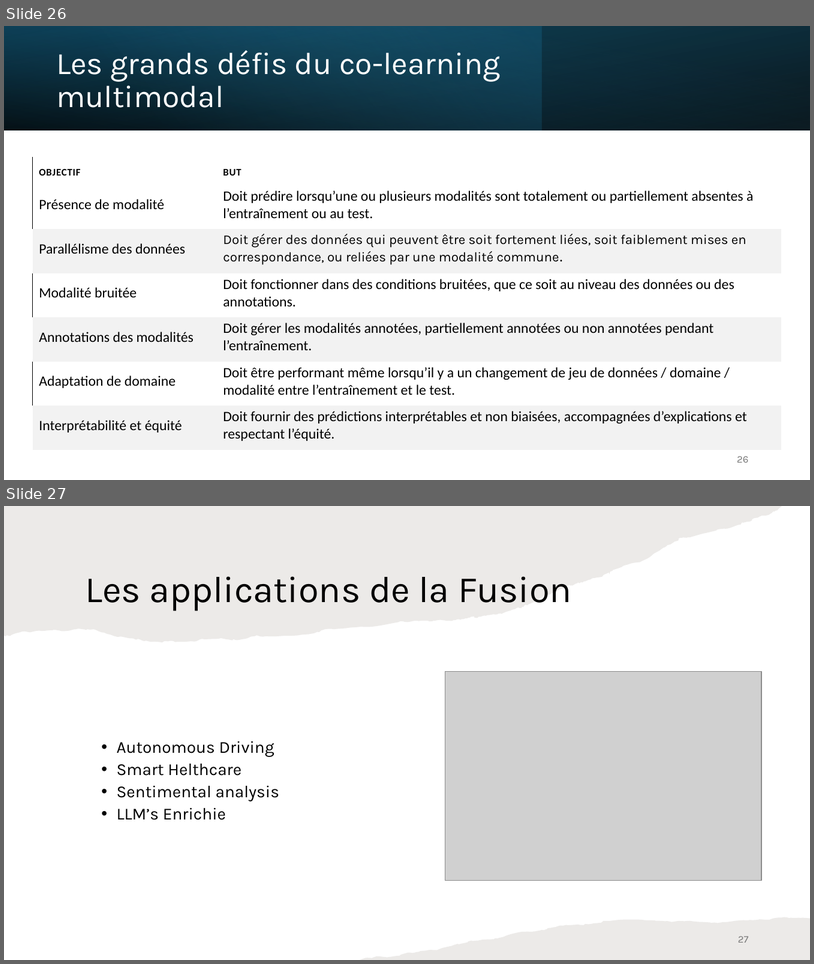
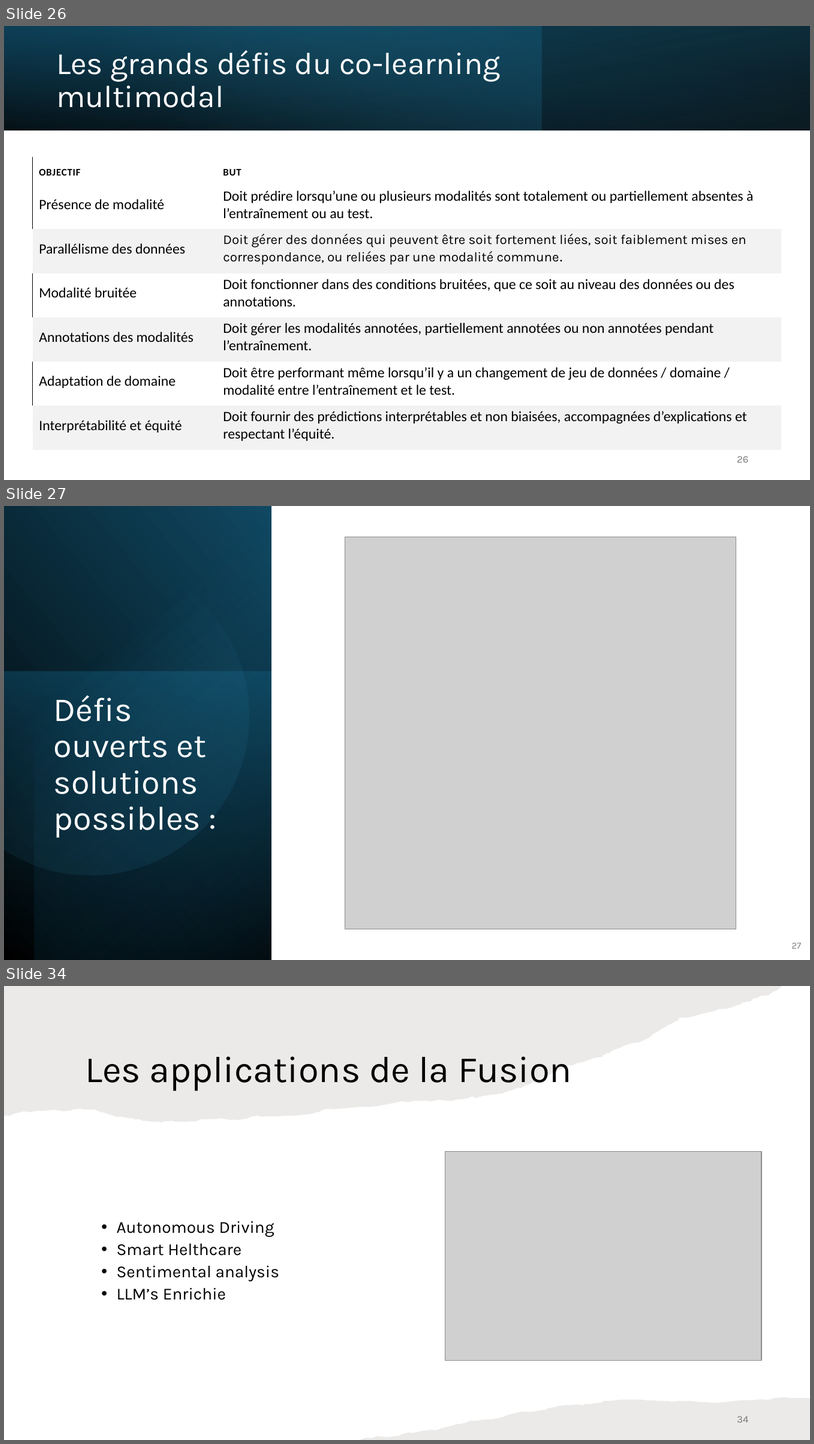
Before and after one commit to IzowRM/Stage-Cetic, a slide deck: Doc Slide/Presentation_du_27_01.pptx. Shown one above the other, each under a label of ours: slides 26 and 27 before the commit, slides 26, 27 and 34 after it; the slides between them are not shown. The pictures are 814x964 and 814x1444 pixels, drawn with LibreOffice and Linux fonts; fonts in the diff are those of the drawing; grey boxes stand for pictures. Boxes give left, top, right and bottom in pixels: in the first picture for what was removed or moved away, otherwise in the second. Text is boxed around its words. In the diff, an @@ line names an element or a change of style, - is before the commit and + after.

```diff
--- a/Doc Slide/Presentation_du_27_01.pptx
+++ b/Doc Slide/Presentation_du_27_01.pptx
@@ slide 27 added at [4,506,810,960], background #FFFFFF @@
@@ rectangle added at [4,506,272,960], fill gradient #000000 to #104862 @@
@@ rectangle added at [34,506,272,960], fill gradient #000000 to #156082 @@
@@ freeform shape added at [4,537,278,903], fill gradient #46B1E1 to #104862 @@
@@ picture added at [345,537,737,929] @@
@@ rectangle added at [4,672,272,960], fill gradient #156082 to #0B3041 @@
@@ text added at [54,695,207,837], 40 pt, text #FFFFFF @@
+Défis ouverts et solutions possibles :
@@ page number added at [792,942,801,948], 11 pt, text #808080 @@
+27
@@ what was slide 27 is now slide 34 @@
@@ page number at [737,1416,749,1422]: text changed @@
-27
+34
```
Also in this commit, not shown: 2 slides changed, 6 other slides added, 3 other files.
